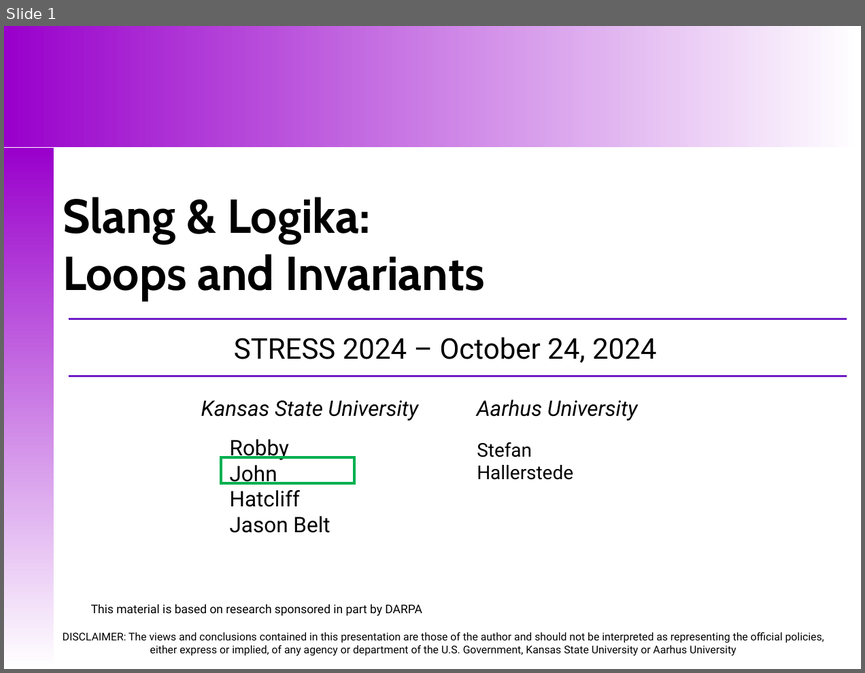
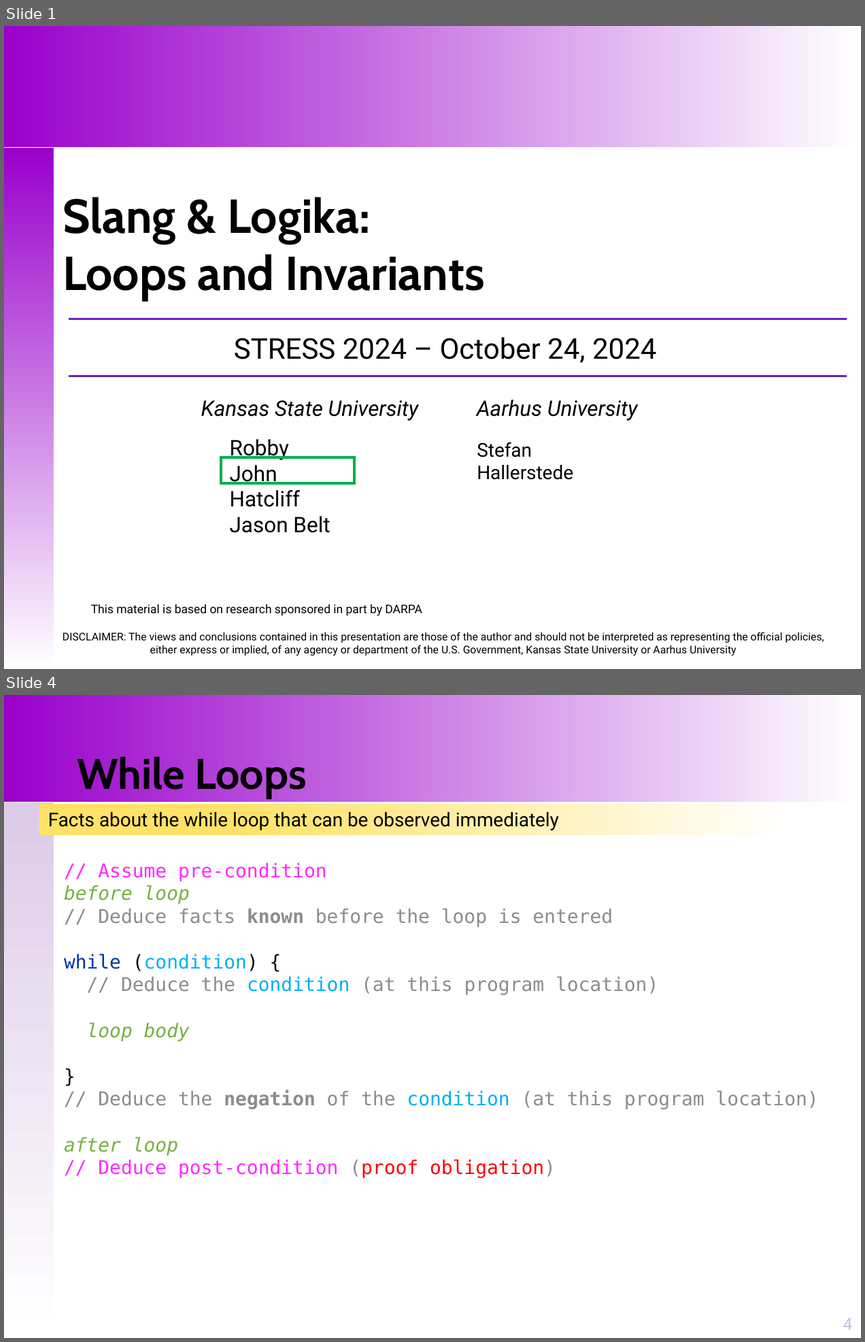
Before and after one commit to santoslab/stress24, a slide deck: slides/M-02-01-Loops-Invariants.pptx. Shown one above the other, each under a label of ours: slide 1 before the commit, slides 1 and 4 after it; the slides between them are not shown. The pictures are 865x673 and 865x1342 pixels, drawn with LibreOffice and Linux fonts; fonts in the diff are those of the drawing. Boxes give left, top, right and bottom in pixels: in the first picture for what was removed or moved away, otherwise in the second. Text is boxed around its words. In the diff, an @@ line names an element or a change of style, - is before the commit and + after.

```diff
--- a/slides/M-02-01-Loops-Invariants.pptx
+++ b/slides/M-02-01-Loops-Invariants.pptx
@@ slide 4 added at <box>4,695,861,1338</box>, background #FFFFFF @@
@@ rectangle added at <box>4,695,861,802</box>, fill gradient #9900CC to #FFFFFF @@
@@ title added at <box>77,756,307,799</box>, 36 pt, text #000000, bold @@
+While Loops
@@ rectangle added at <box>5,802,54,1337</box>, fill gradient #DDCBE7 to #FFFFFF @@
@@ rectangle added at <box>40,804,791,836</box>, fill gradient #FFFFFF to #FFE267, 16 pt, text #000000 @@
+Facts about the while loop that can be observed immediately
@@ text added at <box>64,862,818,1178</box>, 16 pt, text #8C8C8C @@
+// Assume pre-condition
+before loop
+// Deduce facts known before the loop is entered
+while (condition) {
+// Deduce the condition (at this program location)
+loop body
+}
+// Deduce the negation of the condition (at this program location)
+after loop
+// Deduce post-condition (proof obligation)
@@ page number added at <box>843,1318,853,1329</box>, 14 pt, text #D0B6DE @@
+4
```
Also in this commit, not shown: 1 slide changed, 7 other slides added, 11 other files.
